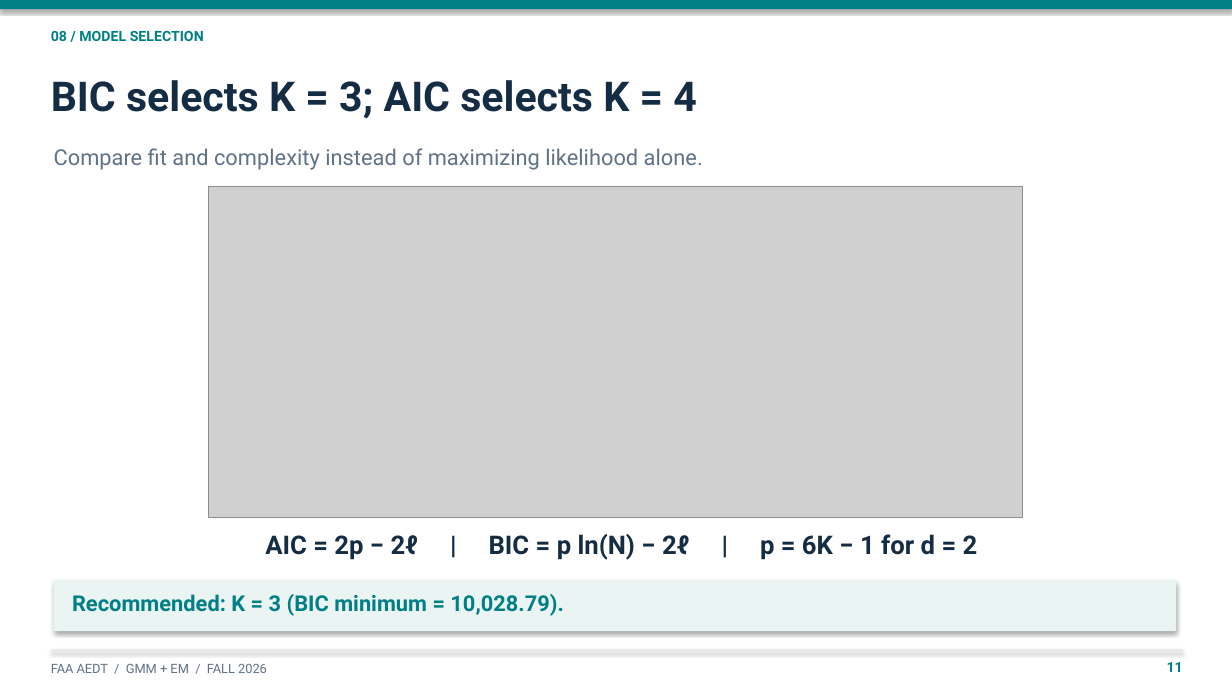
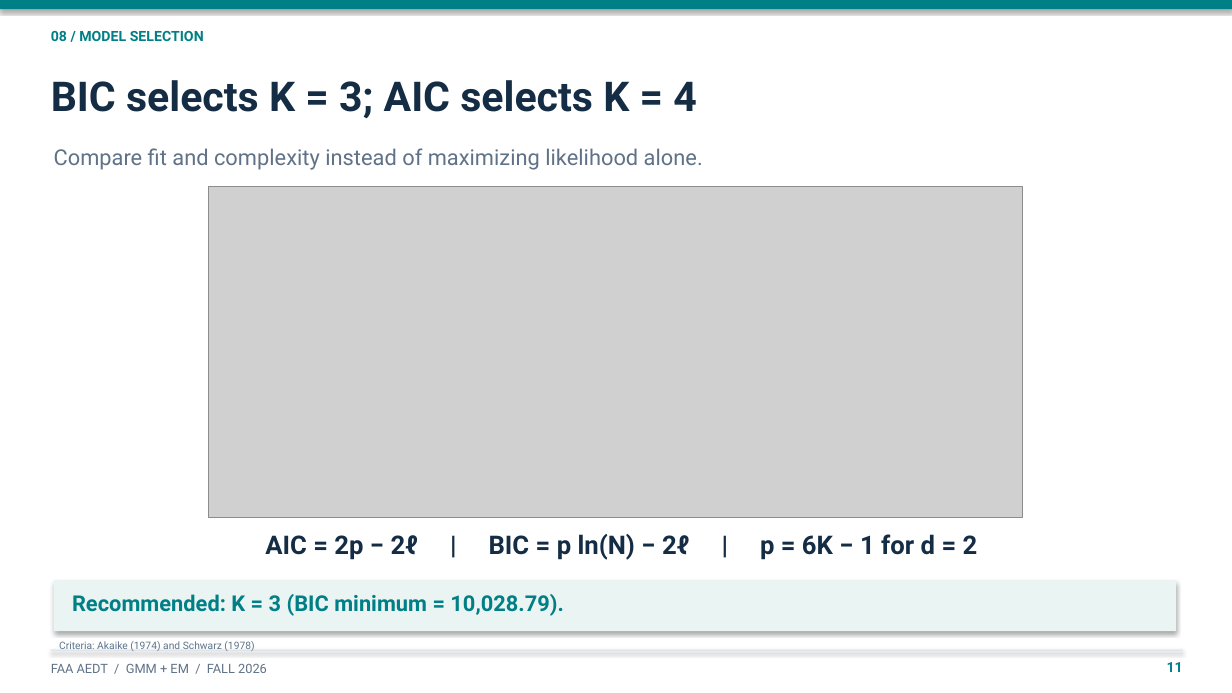
Before and after one commit to sayenooo/gmm-with-em-project, a slide deck: slide 11 of FAA_GMM_EM_presentation.pptx. Drawn at 1232x693 pixels with LibreOffice and Linux fonts; fonts in the diff are those of the drawing; grey boxes stand for pictures. Boxes give left, top, right and bottom in pixels: in the first picture for what was removed or moved away, otherwise in the second. Text is boxed around its words. In the diff, an @@ line names an element or a change of style, - is before the commit and + after.

```diff
--- a/FAA_GMM_EM_presentation.pptx
+++ b/FAA_GMM_EM_presentation.pptx
@@ text added at (59, 641, 254, 651), 8 pt, text #5D738B @@
+Criteria: Akaike (1974) and Schwarz (1978)
```
Also in this commit, not shown: 7 other slides changed, 2 slides added, 1 slide removed, 5 other files.
